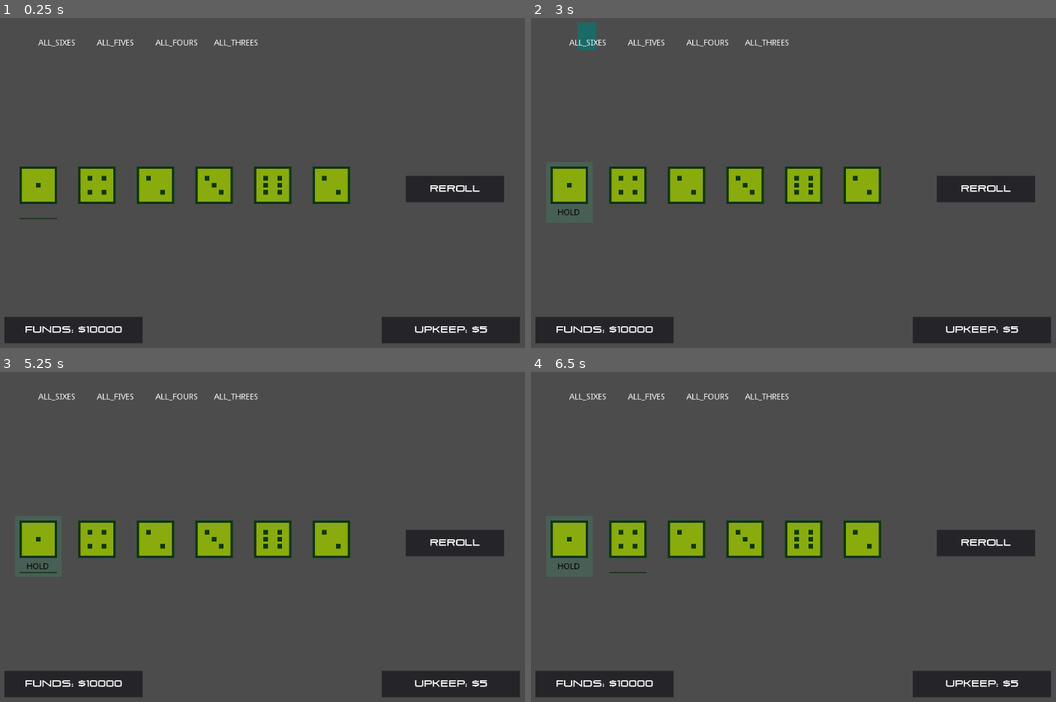
Above: before the commit, frames 1-4 (two rows, left to right).
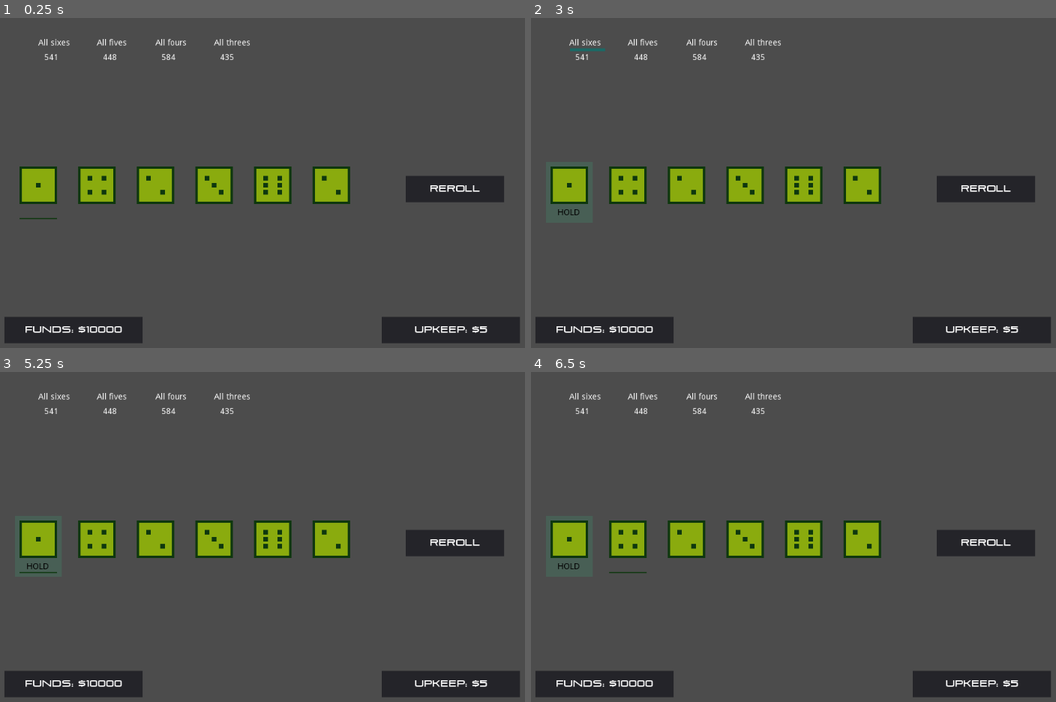
Above: after the commit, the same moments.

Repository: dexdexdex/house_wins
Game: Godot game, scene res://main.tscn
Same seed, same stepped clock (60 frames per second), same inputs: the game is played once before the commit and once after it.
Inputs:
- Up to frame 1 (0.25 s): no input
- Up to frame 2 (3 s): tap Enter (ui_accept) at 0.5, 0.77, 1.25, 1.52, 2, 2.75 s; hold Right (ui_right) 0.53-1.28 s; hold Down (ui_down) 1.28-2.03 s; hold Right (ui_right) 2.03-2.78 s; hold Up (ui_up) from 2.78 s (still down)
- Up to frame 3 (5.25 s): tap Enter (ui_accept) at 3.02, 3.5, 3.77, 4.25, 4.52 s; release Up (ui_up) at 3.53 s; hold Left (ui_left) 3.53-5.03 s; hold Down (ui_down) from 5.03 s (still down)
- Up to frame 4 (6.5 s): release Down (ui_down) at 5.78 s; hold Right (ui_right) from 5.78 s (still down); tap Enter (ui_accept) at 6.02 s

The runs differ from the first frame. In frame 1, 0.4% of the frame differs, in the area x 8-50%, y 6-13%; in frame 2, 0.7%, in the area x 7-50%, y 1-13%; in frame 3, 0.4%; in frame 4, 0.4%.

Commit message:
Add cashout reward labels

Diff:
--- a/cash_in.gd
+++ b/cash_in.gd
@@ -20,8 +20,15 @@
 	pass # Replace with function body.
 
 func set_rule(rule_string):
-	$rule_label.set_text(str(rule_string))
 	rule_text = rule_string
+
+func set_label(rule_label_text):
+	rule_label_text = rule_label_text
+	$rule_label.set_text(str(rule_label_text))
+
+func set_reward(new_reward):
+	reward = new_reward
+	$reward_label.set_text(str(new_reward))
 
 func check_rule(dice_array):
 	if(rule_text == "ALL_SIXES"):
--- a/cash_in.tscn
+++ b/cash_in.tscn
@@ -6,11 +6,20 @@
 script = ExtResource( 1 )
 
 [node name="hover" type="ColorRect" parent="."]
-margin_left = 14.0
-margin_top = -28.0
-margin_right = 46.0
-margin_bottom = 19.0
+margin_left = 1.0
+margin_top = 16.0
+margin_right = 61.0
+margin_bottom = 21.0
 color = Color( 0.109804, 0.419608, 0.403922, 1 )
+__meta__ = {
+"_edit_use_anchors_": false
+}
+
+[node name="reward_label" type="Label" parent="."]
+margin_left = 10.0
+margin_top = 25.0
+margin_right = 50.0
+margin_bottom = 39.0
 __meta__ = {
 "_edit_use_anchors_": false
 }
--- a/main.gd
+++ b/main.gd
@@ -79,23 +79,27 @@
 	# sorry this ist stupid at first
 	var cash_in_instance = cash_in.instance()
 	cash_in_instance.set_rule("ALL_SIXES")
+	cash_in_instance.set_label("All sixes")
 	cash_in_instance.position = Vector2(100, 50)
-	cash_in_instance.reward = rng.randi_range(400, 600)
+	cash_in_instance.set_reward(rng.randi_range(400, 600))
 
 	var cash_in_instance_2 = cash_in.instance()
 	cash_in_instance_2.set_rule("ALL_FIVES")
+	cash_in_instance_2.set_label("All fives")
 	cash_in_instance_2.position = Vector2(200, 50)
-	cash_in_instance_2.reward = rng.randi_range(400, 600)
+	cash_in_instance_2.set_reward(rng.randi_range(400, 600))
 
 	var cash_in_instance_3 = cash_in.instance()
 	cash_in_instance_3.set_rule("ALL_FOURS")
+	cash_in_instance_3.set_label("All fours")
 	cash_in_instance_3.position = Vector2(300, 50)
-	cash_in_instance_3.reward = rng.randi_range(400, 600)
+	cash_in_instance_3.set_reward(rng.randi_range(400, 600))
 
 	var cash_in_instance_4 = cash_in.instance()
 	cash_in_instance_4.set_rule("ALL_THREES")
+	cash_in_instance_4.set_label("All threes")
 	cash_in_instance_4.position = Vector2(400, 50)
-	cash_in_instance_4.reward = rng.randi_range(400, 600)
+	cash_in_instance_4.set_reward(rng.randi_range(400, 600))
 
 
 	add_child(cash_in_instance)
